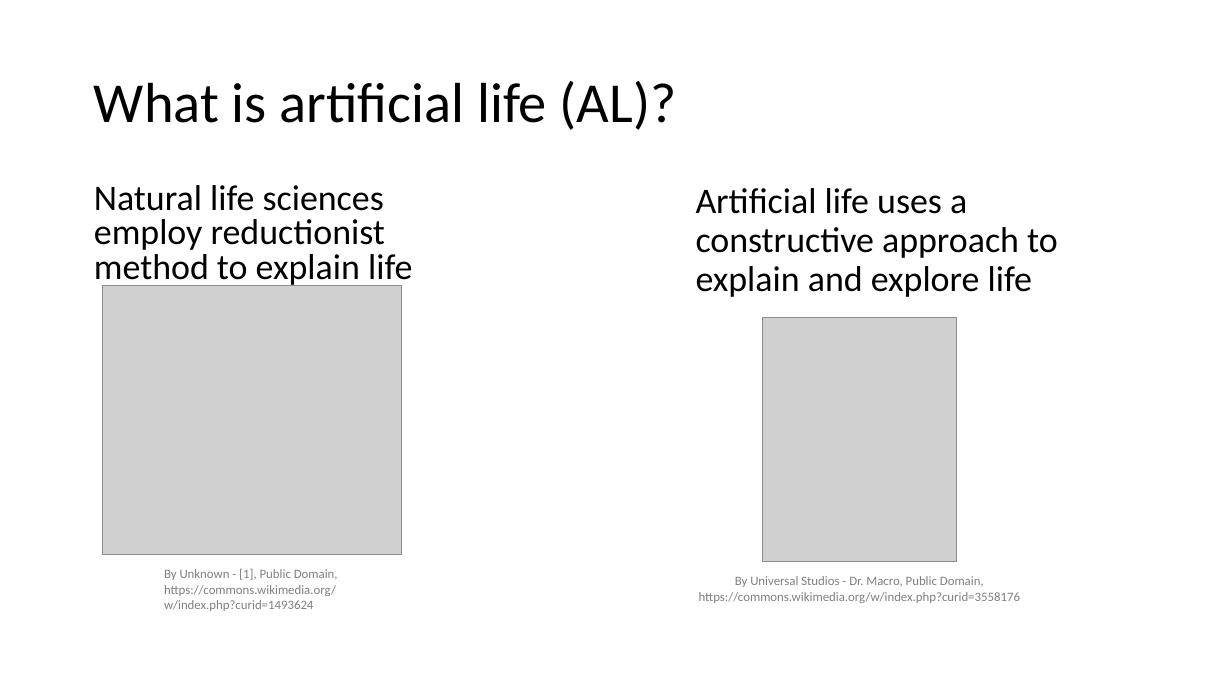
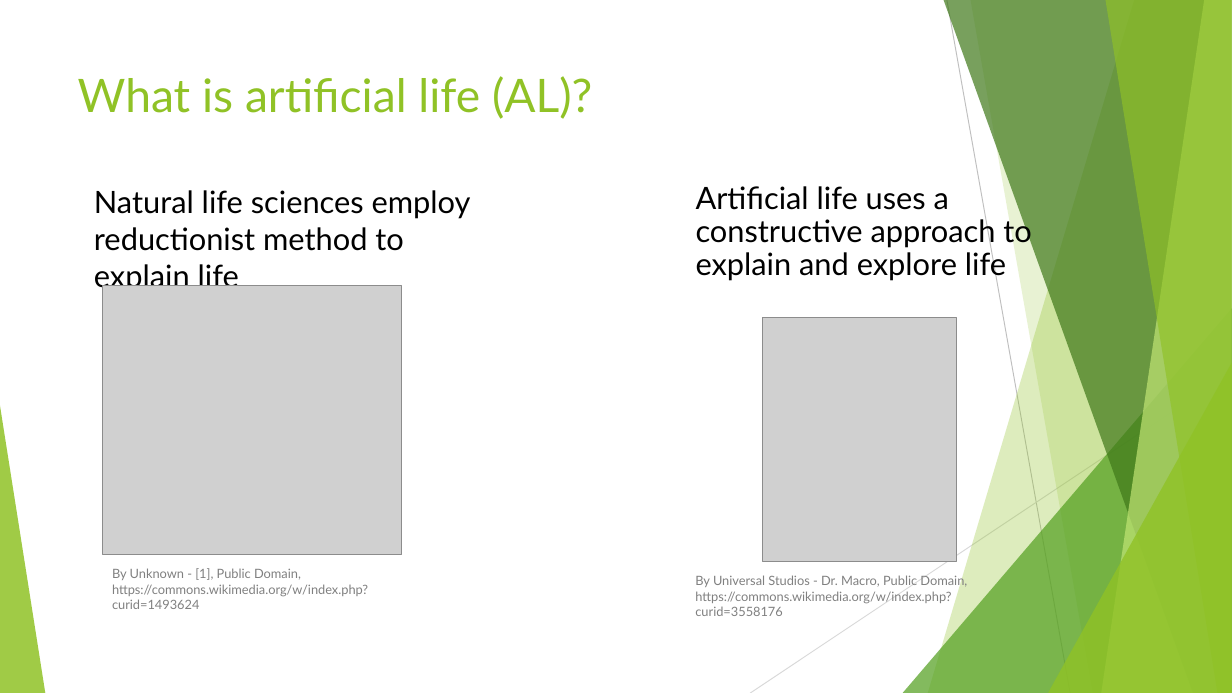
Before and after one commit to BenChurch/Fall2016, a slide deck: slide 4 of CISC879/ChapterPresentation/LectureSlidesCh8.pptx. Drawn at 1232x693 pixels with LibreOffice and Linux fonts; fonts in the diff are those of the drawing; grey boxes stand for pictures. Boxes give left, top, right and bottom in pixels: in the first picture for what was removed or moved away, otherwise in the second. Text is boxed around its words. In the diff, an @@ line names an element or a change of style, - is before the commit and + after.

```diff
--- a/CISC879/ChapterPresentation/LectureSlidesCh8.pptx
+++ b/CISC879/ChapterPresentation/LectureSlidesCh8.pptx
@@ title "What is artificial life (AL)?": place and size @@
-title "What is artificial life (AL)?" at (94,81,677,130)
+title "What is artificial life (AL)?" at (78,76,592,119)
@@ title "What is artificial life (AL)?" at (78,76,592,119): size 44 to 36 pt, font Calibri to Lato, text colour #000000 to #90C226; line spacing 0.9 to 1; vertical alignment middle to top @@
@@ text "Natural life sciences employ reductionist ..." at (94,190,471,293): size 28 to 24 pt, font Calibri to Lato; line spacing 0.8 to 1 @@
@@ text "Artificial life uses a constructive ..." at (696,186,1031,281): size 28 to 24 pt, font Calibri to Lato @@
@@ group added at (0,0,1232,693): 5 freeform shapes, 3 triangles, 2 lines @@
@@ text "By Unknown - [1], Public ...": place and size @@
-text "By Unknown - [1], Public ..." at (164,569,338,611)
+text "By Unknown - [1], Public ..." at (112,568,368,609)
@@ text "By Unknown - [1], Public ..." at (112,568,368,609): font Calibri to Lato @@
@@ text "By Universal Studios - Dr. ..." at (695,574,967,616): font Calibri to Lato; alignment centre to left @@
```
Also in this commit, not shown: 40 other slides changed, 1 slide added, 6 slides removed, 1 other file.
